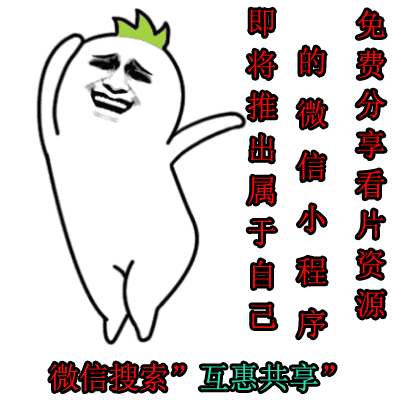
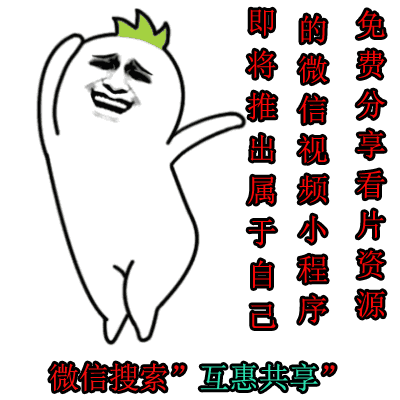
Layers edited between the first and the second w=400, h=400 image:
renamed "的 微 信 小 程 序" to "的 微 信 视 频 小 程 序", painted on it over [298, 15, 327, 338]
